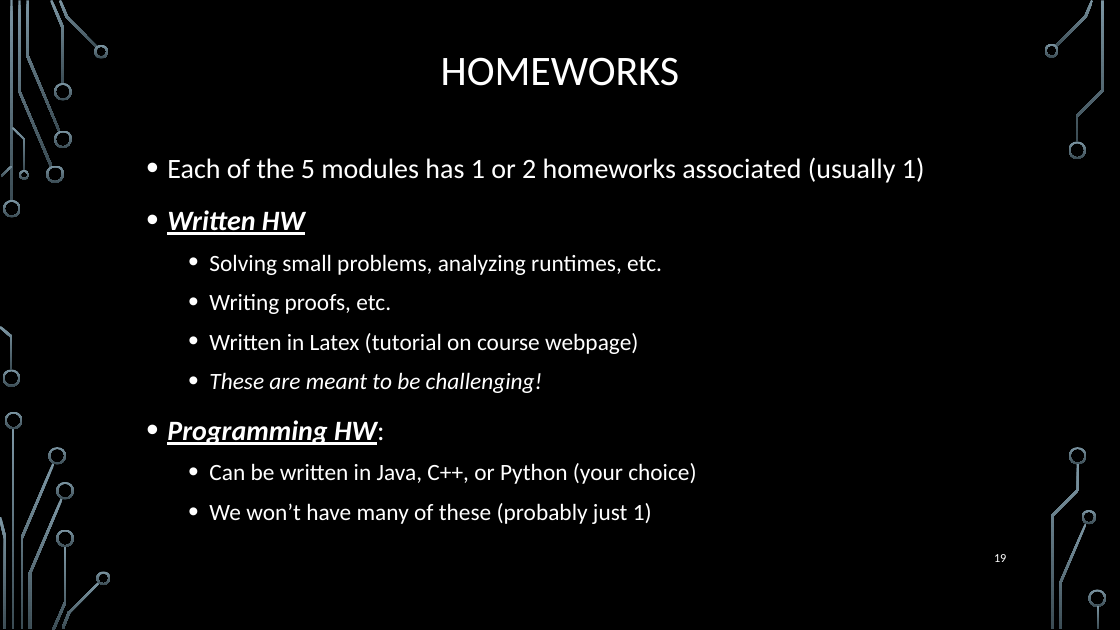
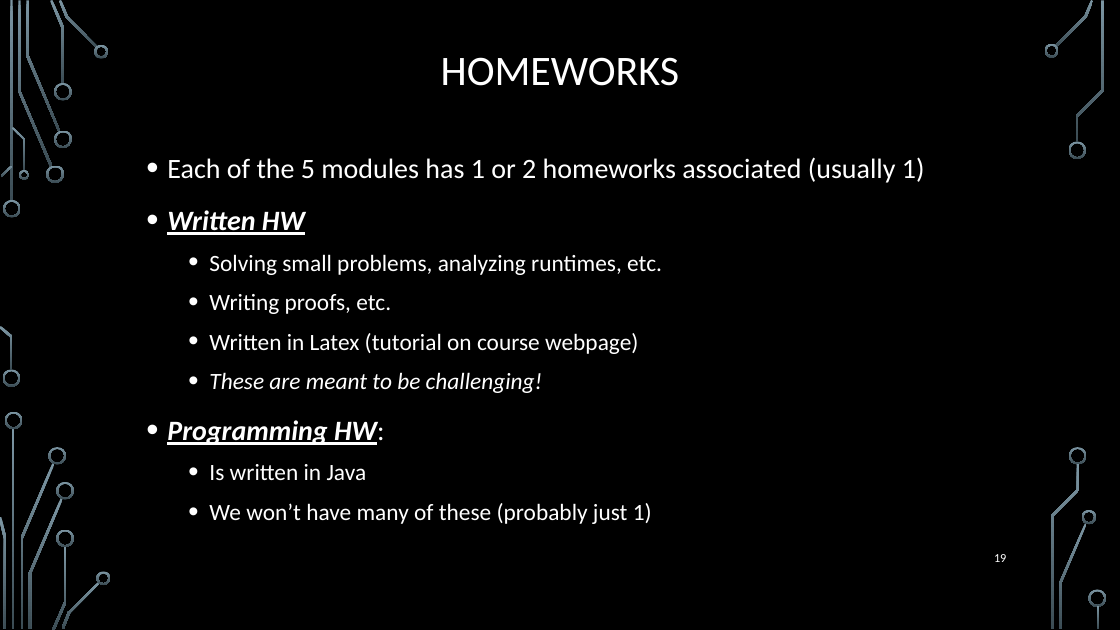
Before and after one commit to markfloryan/dmt2, a slide deck: slide 19 of slides/00-CourseIntroduction.pptx. Drawn at 1120x630 pixels with LibreOffice and Linux fonts; fonts in the diff are those of the drawing; background and template pictures are left out. Boxes give left, top, right and bottom in pixels: in the first picture for what was removed or moved away, otherwise in the second. Text is boxed around its words. In the diff, an @@ line names an element or a change of style, - is before the commit and + after.

```diff
--- a/slides/00-CourseIntroduction.pptx
+++ b/slides/00-CourseIntroduction.pptx
@@ text at [209,464,367,480]: text changed @@
-  • Can be written in Java, C++, or Python (your choice)
+  • Is written in Java
```
Also in this commit, not shown: 5 other slides changed, 1 other file.
